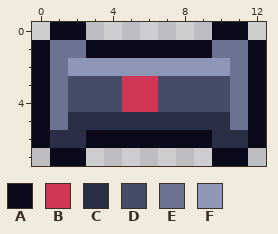
Pixel-art file: Assets/Textures/Backgrounds/ScrollingObjects/Scrap/scrap_pipe.aseprite. That is the earlier state.
13x8 pixels, 1 frame.
Palette (. is transparent): A #0a0a1a  B #d03656  C #2a2f45  D #454c66  E #6b7391  F #8e97b5
New version:
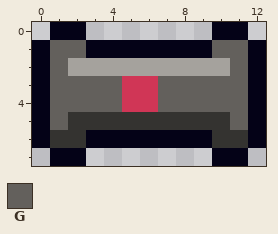
Colours new in this view: G #63605c
Changes in this commit:
@@ palette @@
-A #0a0a1a
+A #040217
-C #2a2f45
+C #343330
-F #8e97b5
+F #a5a29d
@@ x 0..12 @@
 0 .AA.......AA.
-1 AEEAAAAAAAEEA
-2 AEFFFFFFFFFEA
-3 AEDDDBBDDDDEA
-4 AEDDDBBDDDDEA
-5 AECCCCCCCCCEA
+1 AGGAAAAAAAGGA
+2 AGFFFFFFFFFGA
+3 AGGGGBBGGGGGA
+4 AGGGGBBGGGGGA
+5 AGCCCCCCCCCGA
 6 ACCAAAAAAACCA
Changed places in both pictures, as pixel boxes (x1, y1, x2, y2):
changed: (32, 22, 266, 166)
